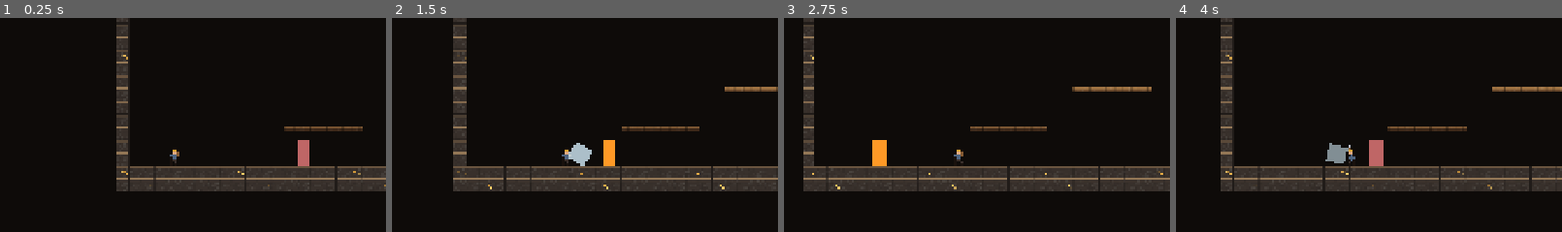
Above: before the commit, frames 1-4 (left to right).
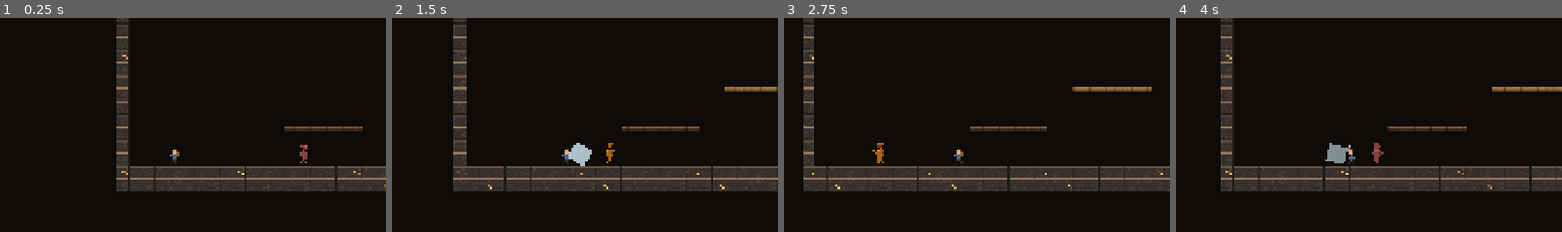
Above: after the commit, the same moments.

Repository: dlepi24/dungeon-delve
Game: Godot game, scene res://src/rooms/delve_run.tscn
The game is run twice, just before and just after one commit, with the same random seed, the same clock (stepped at 60 frames per second) and the same inputs.
Inputs (mouse positions are % of the whole screen's width and height, from its top left):
- Up to frame 1 (0.25 s): no input
- Up to frame 2 (1.5 s): tap Enter at 0.5 s; move the mouse to (72, 45) at 0.52 s; hold D (move_right) 0.53-1.28 s; click (72, 45) at 0.6 s; tap Space (jump) at 0.77 s; move the mouse to (30, 55) at 1.27 s; hold S (move_down) from 1.28 s (still down); click (30, 55) at 1.35 s
- Up to frame 3 (2.75 s): tap Space (jump) at 1.52 s; move the mouse to (60, 28) at 2.02 s; release S (move_down) at 2.03 s; hold D (move_right) from 2.03 s (still down); tap 1 (consumable_1) at 2.1 s; click (60, 28) at 2.3 s
- Up to frame 4 (4 s): move the mouse to (45, 70) at 2.77 s; release D (move_right) at 2.78 s; hold W (move_up) 2.78-3.53 s; tap 2 (consumable_2) at 2.85 s; tap Space (jump) at 3.02, 3.77 s; click (45, 70) at 3.05 s; move the mouse to (80, 65) at 3.52 s; hold A (move_left) from 3.53 s (still down); tap F (interact) at 3.6 s; click (80, 65) at 3.8 s
The pictures show only the part of the screen within x 27-77%, y 34-84%; the shares and areas given below are measured in that part.

The runs differ from the first frame. In frame 1, 0.4% of the frame differs, in the area x 77-81%, y 57-70%; in frame 2, 0.4%; in frame 3, 0.5%, in the area x 22-27%, y 57-70%; in frame 4, 0.4%.

Commit message:
Draw the enemies: sprites and animation for all three
Grunt, Brute and Dart are no longer capsules. 24 frames each of idle,
chase, telegraph, attack, recover, hurt, stagger and dead, authored as
ASCII alongside the miner.

THE CONSTRAINT THAT SHAPED THIS: an enemy's colour is its telegraph.
BodyJuice tints them from their stats — yellow on wind-up, red on the
swing — and the GDD demands "telegraph everything, readability over
surprise". Swapping the ColorRect for a coloured sprite would have
killed that outright and made parry unreadable again, which is exactly
the bug that cost three milestones. So the art is GREYSCALE and takes
the tint: silhouette gives the shape, tint gives the warning. Identity
still lives in the .tres — red Grunt, purple Brute, green Dart — so a
reskin stays a data edit.

The poses telegraph too, not only the colour: the Grunt rears back, the
Brute holds an arm overhead for its full 750 ms, the Dart coils then
lunges flat. A player who cannot separate red from yellow still gets the
warning.

Verified against the real thing rather than assumed: each sheet's drawn
height matches its collision body exactly (64/64, 88/88, 48/48), feet
land on the origin, and a Brute mid-wind-up tints ffd94d — yellow — with
its animation on 'telegraph'.

Caught by dumping the frames back as text: the first pass had part
heights that summed to half the canvas, so every creature wore its legs
as detached stilts with a gap of empty pixels through the middle.

Sheet choice is EnemyStats.sprite_sheet, and EnemySprite sizes and
positions itself from the sheet's manifest — so a resized sheet cannot
silently start floating.

Co-Authored-By: Claude Opus 4.8 <noreply@anthropic.com>

Diff:
--- /dev/null
+++ b/assets/sprites/brute.json
@@ -0,0 +1,40 @@
+{
+  "frame_size": [
+    26,
+    44
+  ],
+  "animations": {
+    "idle": {
+      "row": 0,
+      "count": 2
+    },
+    "chase": {
+      "row": 1,
+      "count": 4
+    },
+    "telegraph": {
+      "row": 2,
+      "count": 2
+    },
+    "attack": {
+      "row": 3,
+      "count": 2
+    },
+    "recover": {
+      "row": 4,
+      "count": 1
+    },
+    "hurt": {
+      "row": 5,
+      "count": 1
+    },
+    "stagger": {
+      "row": 6,
+      "count": 1
+    },
+    "dead": {
+      "row": 7,
+      "count": 1
+    }
+  }
+}
--- /dev/null
+++ b/assets/sprites/dart.json
@@ -0,0 +1,40 @@
+{
+  "frame_size": [
+    14,
+    24
+  ],
+  "animations": {
+    "idle": {
+      "row": 0,
+      "count": 2
+    },
+    "chase": {
+      "row": 1,
+      "count": 4
+    },
+    "telegraph": {
+      "row": 2,
+      "count": 2
+    },
+    "attack": {
+      "row": 3,
+      "count": 2
+    },
+    "recover": {
+      "row": 4,
+      "count": 1
+    },
+    "hurt": {
+      "row": 5,
+      "count": 1
+    },
+    "stagger": {
+      "row": 6,
+      "count": 1
+    },
+    "dead": {
+      "row": 7,
+      "count": 1
+    }
+  }
+}
--- /dev/null
+++ b/assets/sprites/grunt.json
@@ -0,0 +1,40 @@
+{
+  "frame_size": [
+    18,
+    32
+  ],
+  "animations": {
+    "idle": {
+      "row": 0,
+      "count": 2
+    },
+    "chase": {
+      "row": 1,
+      "count": 4
+    },
+    "telegraph": {
+      "row": 2,
+      "count": 2
+    },
+    "attack": {
+      "row": 3,
+      "count": 2
+    },
+    "recover": {
+      "row": 4,
+      "count": 1
+    },
+    "hurt": {
+      "row": 5,
+      "count": 1
+    },
+    "stagger": {
+      "row": 6,
+      "count": 1
+    },
+    "dead": {
+      "row": 7,
+      "count": 1
+    }
+  }
+}
--- a/src/enemies/data/brute.tres
+++ b/src/enemies/data/brute.tres
@@ -45,6 +45,7 @@
 stagger_ms = 1100
 can_jump = false
 attacks = Array[ExtResource("1_falor")]([SubResource("Resource_edovo"), SubResource("Resource_0ntow")])
+sprite_sheet = "brute"
 colour_idle = Color(0.55, 0.3, 0.5, 1)
 colour_recover = Color(0.4, 0.25, 0.38, 1)
 body_size = Vector2(48, 88)
--- a/src/enemies/data/dart.tres
+++ b/src/enemies/data/dart.tres
@@ -48,6 +48,7 @@
 jump_height = 150.0
 jump_cooldown_ms = 500
 attacks = Array[ExtResource("1_2fbmy")]([SubResource("Resource_l642h"), SubResource("Resource_187tb")])
+sprite_sheet = "dart"
 colour_idle = Color(0.35, 0.7, 0.5, 1)
 colour_recover = Color(0.25, 0.45, 0.35, 1)
 body_size = Vector2(26, 48)
--- a/src/enemies/enemy.tscn
+++ b/src/enemies/enemy.tscn
@@ -12,6 +12,7 @@
 [ext_resource type="Script" path="res://src/systems/hurtbox.gd" id="3_hurtbox"]
 [ext_resource type="Script" path="res://src/systems/body_juice.gd" id="4_juice"]
 [ext_resource type="PackedScene" path="res://src/ui/health_bar.tscn" id="5_bar"]
+[ext_resource type="Script" path="res://src/enemies/enemy_sprite.gd" id="6_sprite"]
 
 [sub_resource type="CapsuleShape2D" id="CapsuleShape2D_placeholder"]
 radius = 16.0
@@ -24,12 +25,21 @@
 
 [node name="VisualRoot" type="Node2D" parent="."]
 script = ExtResource("4_juice")
+tint_sprite_with_base_colour = true
 
+; Still BodyJuice's flash target, now invisible. Keeping it means squash, stretch
+; and the flash all still run through VisualRoot and the sprite inherits them.
 [node name="Visual" type="ColorRect" parent="VisualRoot"]
+visible = false
 offset_left = -16.0
 offset_top = -64.0
 offset_right = 16.0
 color = Color(0.75, 0.4, 0.4, 1)
+
+; Sizes and positions itself from its sheet's manifest at _ready.
+[node name="Sprite" type="AnimatedSprite2D" parent="VisualRoot"]
+texture_filter = 1
+script = ExtResource("6_sprite")
 
 [node name="CollisionShape2D" type="CollisionShape2D" parent="."]
 position = Vector2(0, -32)
--- /dev/null
+++ b/src/enemies/enemy_sprite.gd
@@ -0,0 +1,86 @@
+class_name EnemySprite
+extends AnimatedSprite2D
+## Drives an enemy's animation from its FSM state, and sizes itself from the
+## sheet's manifest.
+##
+## Animation names match the Enemy State enum lowercased, so this reads the live
+## state and plays it. No parallel animation state machine to fall out of sync —
+## that desync is how you get a creature still winding up while it is already
+## hitting you.
+##
+## The sheet comes from EnemyStats.sprite_sheet, so a new enemy skin is data.
+##
+## Deliberately does NOT set its own colour. BodyJuice tints it from the stats,
+## which is what keeps the telegraph working now that the art is real.
+
+const DIR: String = "res://assets/sprites/"
+
+@export var enemy: Enemy
+## The art is authored at 1 px per game 2 px, matching the player's density.
+@export var pixel_scale: float = 2.0
+
+var _current: StringName = &""
+
+
+func _ready() -> void:
+	if enemy == null:
+		enemy = get_parent().get_parent() as Enemy
+	if enemy == null or enemy.stats == null:
+		return
+	_build(enemy.stats.sprite_sheet)
+
+
+func _build(sheet: String) -> void:
+	var texture: Texture2D = load("%s%s.png" % [DIR, sheet]) as Texture2D
+	var file: FileAccess = FileAccess.open("%s%s.json" % [DIR, sheet], FileAccess.READ)
+	if texture == null or file == null:
+		push_error("EnemySprite: missing sheet '%s' — run python3 tools/gen_sprites.py" % sheet)
+		return
+	var parsed: Variant = JSON.parse_string(file.get_as_text())
+	if not (parsed is Dictionary):
+		push_error("EnemySprite: '%s' manifest is not valid JSON" % sheet)
+		return
+	var data: Dictionary = parsed as Dictionary
+
+	var size: Array = data["frame_size"]
+	var fw: int = int(size[0])
+	var fh: int = int(size[1])
+
+	var frames: SpriteFrames = SpriteFrames.new()
+	frames.remove_animation(&"default")
+	var animations: Dictionary = data["animations"]
+	for name: String in animations:
+		var info: Dictionary = animations[name]
+		frames.add_animation(StringName(name))
+		frames.set_animation_loop(StringName(name), true)
+		for i: int in int(info["count"]):
+			var region: AtlasTexture = AtlasTexture.new()
+			region.atlas = texture
+			region.region = Rect2(float(i * fw), float(int(info["row"]) * fh), float(fw), float(fh))
+			frames.add_frame(StringName(name), region)
+	sprite_frames = frames
+
+	# Centre horizontally and stand the feet on the body's origin. Computed from
+	# the manifest rather than hard-coded, so each creature's own canvas size is
+	# respected and a resized sheet does not silently start floating.
+	centered = false
+	scale = Vector2(pixel_scale, pixel_scale)
+	position = Vector2(-float(fw) * pixel_scale * 0.5, -float(fh) * pixel_scale)
+	_play(&"idle")
+
+
+func _play(animation: StringName) -> void:
+	if _current == animation or sprite_frames == null or not sprite_frames.has_animation(animation):
+		return
+	_current = animation
+	play(animation)
+
+
+func _process(_delta: float) -> void:
+	if enemy == null or sprite_frames == null:
+		return
+	flip_h = enemy.get_facing() < 0
+	var state: StringName = StringName(enemy.get_state_name().to_lower())
+	if not sprite_frames.has_animation(state):
+		state = &"idle"
+	_play(state)
--- a/src/enemies/enemy_stats.gd
+++ b/src/enemies/enemy_stats.gd
@@ -52,6 +52,11 @@
 @export var corpse_linger_ms: int = 260
 @export var corpse_fade_ms: int = 420
 
+@export_group("Art")
+## Which sprite sheet under assets/sprites/. The art is greyscale; the colours
+## below tint it, so a new enemy skin is a sheet plus a palette in this file.
+@export var sprite_sheet: String = "grunt"
+
 @export_group("Readability")
 @export var colour_idle: Color = Color(0.75, 0.4, 0.4)
 @export var colour_recover: Color = Color(0.5, 0.35, 0.35)
--- a/src/systems/body_juice.gd
+++ b/src/systems/body_juice.gd
@@ -21,6 +21,16 @@
 ## hit flash in this project was dead without a single error. A fixed child does
 ## not need to be configurable.
 @onready var rect: ColorRect = $Visual
+## Optional sibling sprite. Looked up, not exported — see the note above.
+@onready var sprite: CanvasItem = get_node_or_null(^"Sprite")
+
+## Enemies are drawn in GREYSCALE and take their colour from here — their idle
+## colour, the yellow wind-up, the red swing. That tint IS the telegraph the GDD
+## demands, so it must survive them having real art.
+##
+## The player is drawn in full colour and must never be tinted, or the miner
+## turns a flat monochrome. He still flashes; he just does not take a base tint.
+@export var tint_sprite_with_base_colour: bool = false
 
 @export_group("Feel")
 ## How fast a flash fades. Higher = snappier.
@@ -85,6 +95,11 @@
 	# silently never happens.
 	if rect != null:
 		rect.color = _base_colour.lerp(flash_colour, _flash)
+	if sprite != null:
+		var base: Color = _base_colour if tint_sprite_with_base_colour else Color.WHITE
+		# Overbright on the flash: modulate above 1.0 blows the sprite out to white
+		# rather than merely tinting it, which is what makes a hit read.
+		sprite.modulate = base.lerp(Color(2.2, 2.2, 2.2), _flash)
 	_flash = move_toward(_flash, 0.0, flash_decay * delta)
 
 	scale = scale.lerp(_held_scale, minf(1.0, scale_recover * delta))
--- a/tools/gen_enemies.gd
+++ b/tools/gen_enemies.gd
@@ -41,6 +41,7 @@
 	# not for free. Two attacks so it stops reading like a metronome.
 	var grunt: EnemyStats = EnemyStats.new()
 	grunt.display_name = "Grunt"
+	grunt.sprite_sheet = "grunt"
 	grunt.max_health = 60.0
 	grunt.hurt_ms = 160
 	grunt.knockback = 170.0
@@ -67,6 +68,7 @@
 	# roll. This is the enemy that makes the pillar matter.
 	var brute: EnemyStats = EnemyStats.new()
 	brute.display_name = "Brute"
+	brute.sprite_sheet = "brute"
 	brute.max_health = 150.0
 	brute.hurt_ms = 120
 	brute.knockback = 90.0
@@ -93,6 +95,7 @@
 	# Fast and committed: roll through the lunge and it sails past.
 	var dart: EnemyStats = EnemyStats.new()
 	dart.display_name = "Dart"
+	dart.sprite_sheet = "dart"
 	dart.max_health = 38.0
 	dart.hurt_ms = 200
 	dart.knockback = 260.0
Binary file added: assets/sprites/brute.png
Not shown, added: assets/sprites/brute.png.import
Binary file added: assets/sprites/dart.png
Not shown, added: assets/sprites/dart.png.import
Binary file added: assets/sprites/grunt.png
Not shown, added: assets/sprites/grunt.png.import
Not shown: 1 places in src/enemies/enemy.tscn that only renumber resources
Not shown, added: src/enemies/enemy_sprite.gd.uid
Not shown, changed: CLAUDE.md
Not shown, changed: tools/gen_sprites.py
Not shown, added: tools/sprites/enemy_frames.py
